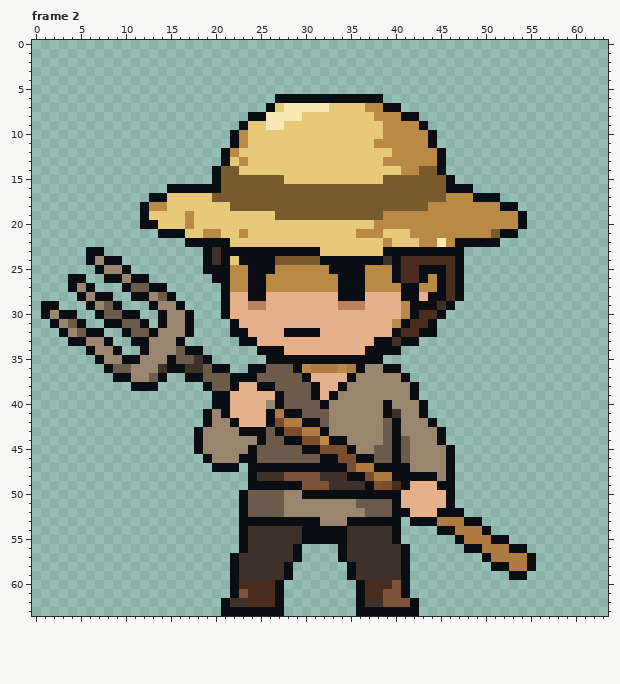
Pixel-art file: ArtSource/CombatIdles/Farmer_Idle.aseprite. Above: the version before the commit.
64x64 pixels, 9 frames. Shown: frame 2. The commit also changed other frames, which this record leaves out.
New version:
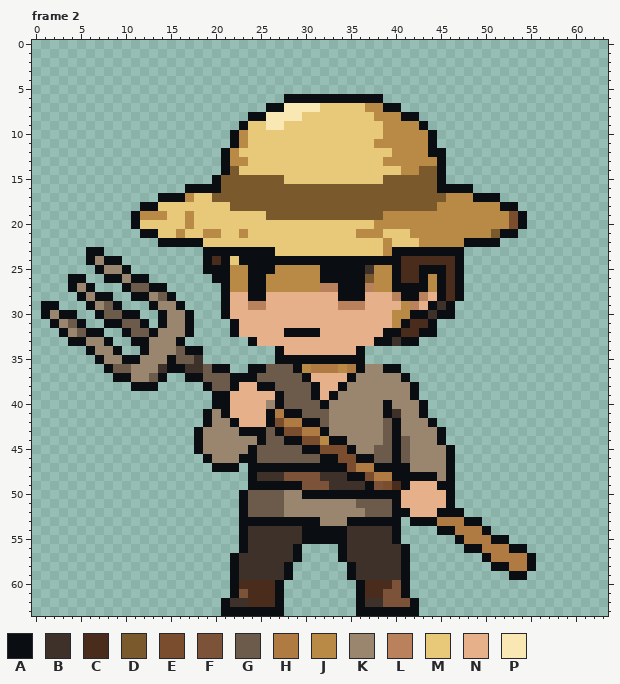
Palette (. is transparent): A #0a0d11  B #3e312a  C #4a2c1c  D #7a5a2c  E #7a4d2e  F #7c5238  G #6c5a4a  H #b07a43  J #b88a46  K #9a856f  L #b9825d  M #e7c979  N #e6b08a  P #f9e7b4
Message: Restore expressive Farmer head poses over refined body motion
Change:
Frame 2:
y 6: x 27 A -> .
y 7: x 27 M -> A; x 32 P -> M
y 12: x 44 J -> A
y 13: x 22 M -> J
y 14: x 20..21 AD -> .A
y 15: x 45..46 DA -> A.
y 16: x 15..16 AA -> ..; x 45 D -> A
y 17: x 13 A -> .; x 15..17 MMM -> AAJ
y 18: x 13..14 JJ -> AM; x 44 J -> D
y 19: x 11..14 .AMM -> AJJJ; x 26 M -> D; x 53 J -> E
y 20: x 11..13 .AA -> AMM; x 53 J -> E
y 21: x 12..16 ..AAA -> AAMMJ
y 22: x 14..16 ... -> AAA; x 19..21 AAA -> MMM; x 45 P -> J; x 47 A -> J
y 23: x 20 B -> A; x 27..31 AAAAA -> MMMMM; x 39 A -> J
y 24: x 20 B -> C; x 27..31 DDDDD -> AAAAA; x 39 B -> A
y 25: x 32 J -> A; x 37 J -> B
y 26: x 32..33 JJ -> AA; x 37 J -> D
y 27: x 32..33 JJ -> LL; x 37 J -> L; x 40 J -> A; x 43 J -> A
y 28: x 40 N -> L; x 43..44 NA -> LN
y 29: x 42..43 AA -> LN
y 30: x 40 N -> J; x 43..44 CC -> AB; x 46 . -> A
y 32: x 23 A -> N; x 39 N -> A
y 33: x 23 A -> .
y 34: x 25..26 AA -> ..; x 36..40 NAAAA -> A....
y 35: x 19 A -> .; x 26 A -> .; x 37..38 AA -> ..
